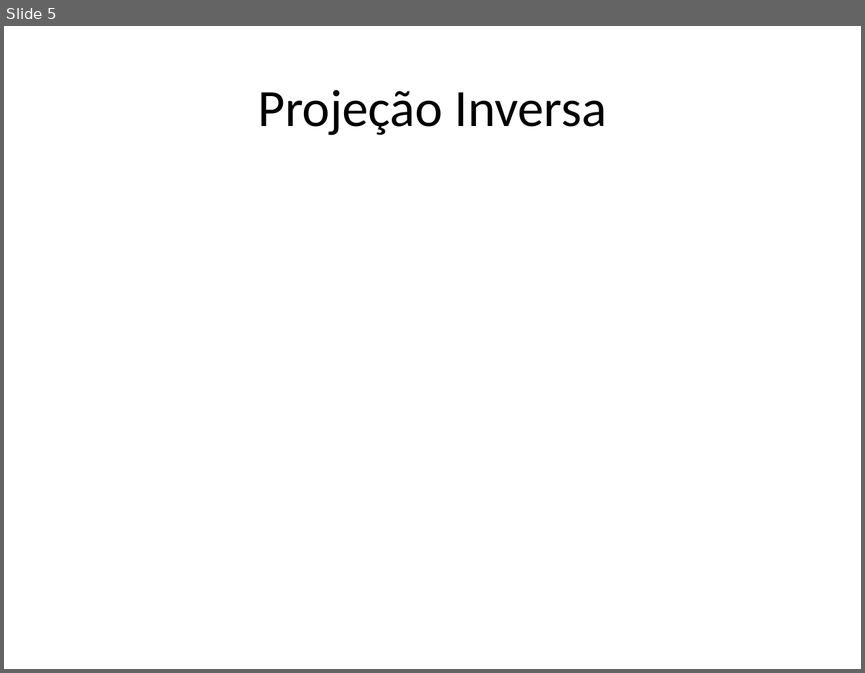
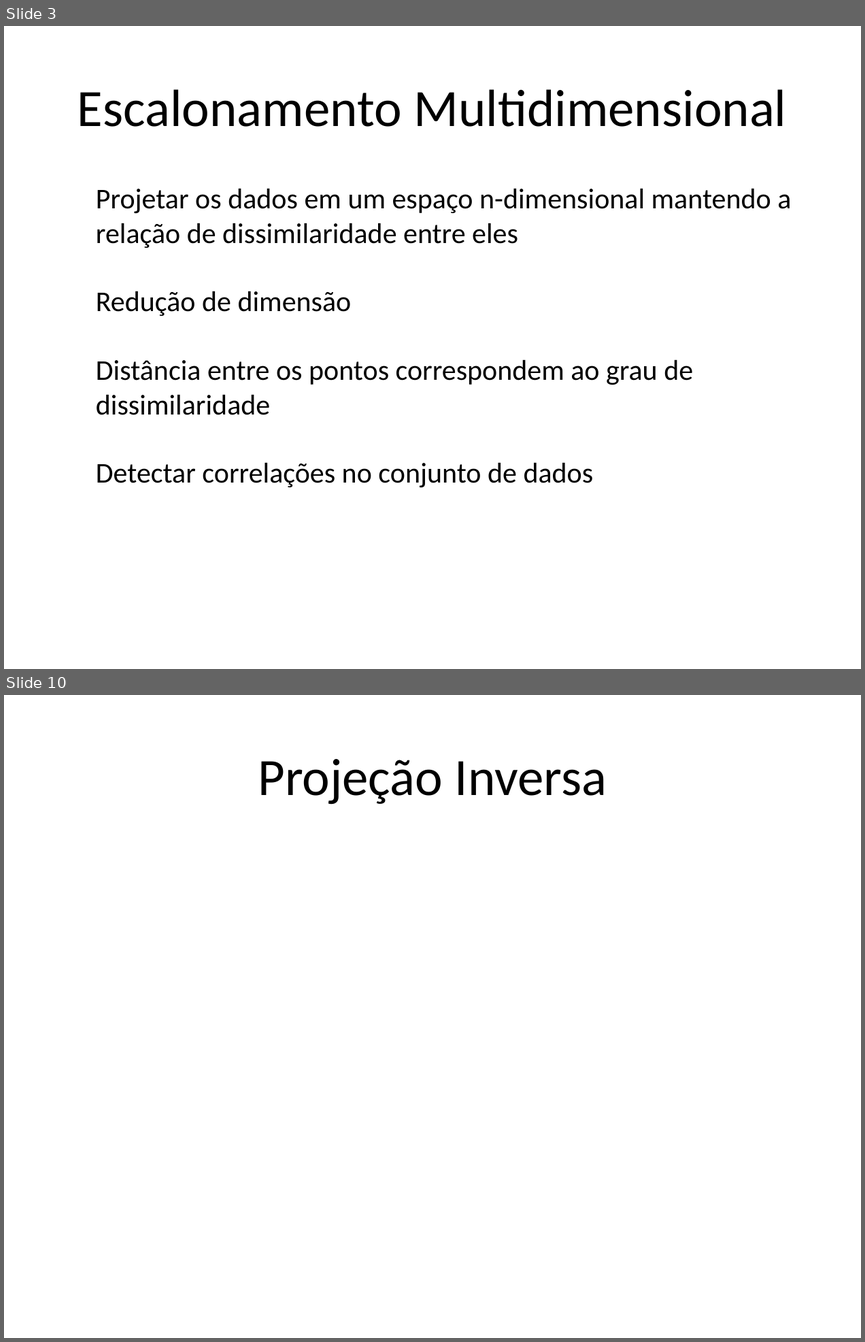
Before and after one commit to lquatrin/inf2031, a slide deck: pres.pptx. Shown one above the other, each under a label of ours: slide 5 before the commit, slides 3 and 10 after it; the slides between them are not shown. The pictures are 865x673 and 865x1342 pixels, drawn with LibreOffice and Linux fonts; fonts in the diff are those of the drawing. Boxes give left, top, right and bottom in pixels: in the first picture for what was removed or moved away, otherwise in the second. Text is boxed around its words. In the diff, an @@ line names an element or a change of style, - is before the commit and + after.

```diff
--- a/pres.pptx
+++ b/pres.pptx
@@ slide 3 added at [4, 26, 861, 669], background #FFFFFF @@
@@ text added at [77, 89, 786, 127], 44 pt, text #000000 @@
+Escalonamento Multidimensional
@@ text added at [96, 188, 791, 488], 24 pt, text #000000 @@
+● Projetar os dados em um espaço n-dimensional mantendo a relação de dissimilaridade entre eles
+● Redução de dimensão
+● Distância entre os pontos correspondem ao grau de dissimilaridade
+● Detectar correlações no conjunto de dados
@@ what was slide 5 is now slide 10 @@
```
Also in this commit, not shown: 2 slides changed, 6 other slides added, 2 slides removed.
